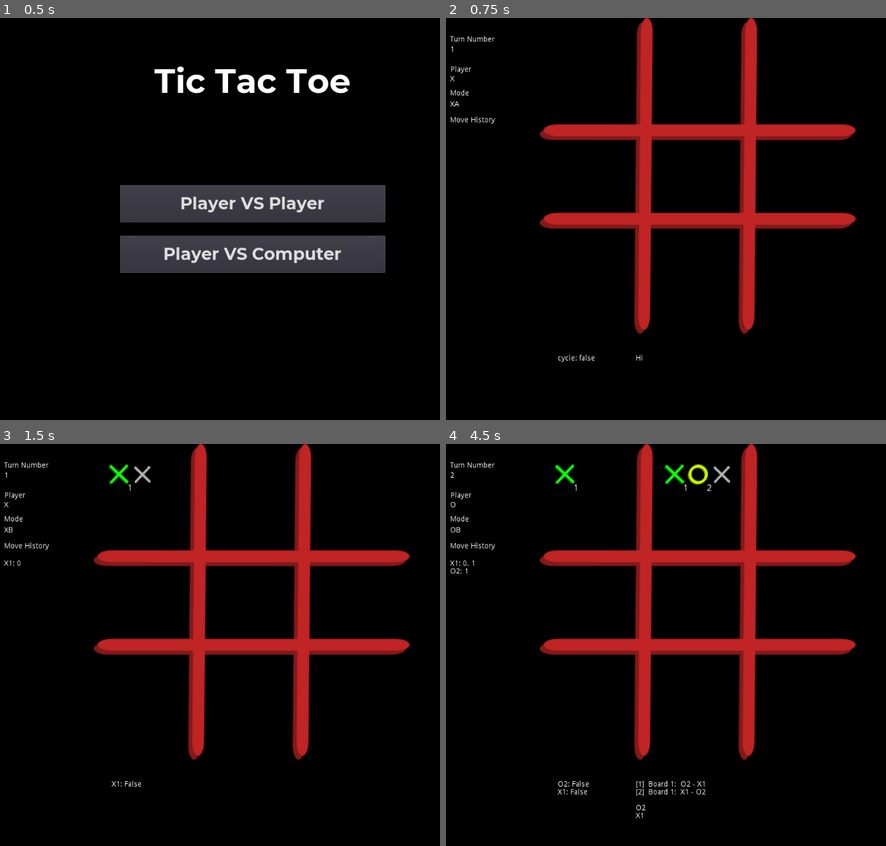
Above: before the commit, frames 1-4 (two rows, left to right).
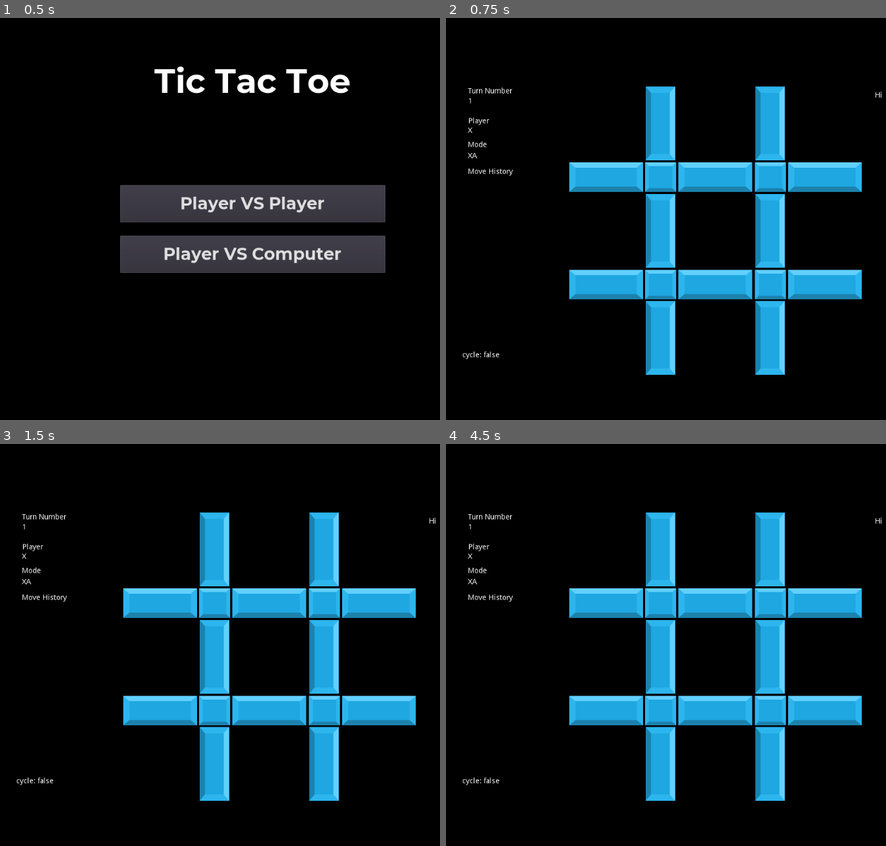
Above: after the commit, the same moments.

Repository: dbroemme/qttt
Game: Godot game, scene res://src/Screens/Main.tscn
The game is run twice, just before and just after one commit, with the same random seed, the same clock (stepped at 60 frames per second) and the same inputs.
Inputs (mouse positions are in pixels of both pictures, inside the frame that each line leads up to):
- Up to frame 1 (0.5 s): no input
- Up to frame 2 (0.75 s): click "Player VS Player" at 0.5 s
- Up to frame 3 (1.5 s): tap Enter at 1.25 s; move the mouse to (140, 500) at 1.27 s; click (140, 500) at 1.42 s
- Up to frame 4 (4.5 s): tap Space at 2, 3.5 s; move the mouse to (586, 476) at 2.02 s; click (586, 476) at 2.17 s; tap Enter at 2.75, 4.25 s; move the mouse to (564, 476) at 2.77 s; click (564, 476) at 2.92 s; move the mouse to (696, 500) at 3.52 s; click (696, 500) at 3.67 s; move the mouse to (696, 476) at 4.27 s; click (696, 476) at 4.42 s

Frame 1 is identical in both runs. In frame 2, 26% of the frame differs, in the area x 0-100%, y 0-89%; in frame 3, 26%; in frame 4, 27%, in the area x 0-100%, y 0-94%.

Commit message:
Start new graphics

Diff:
--- a/src/Cell.gd
+++ b/src/Cell.gd
@@ -78,7 +78,7 @@
 func add_quantum_cell(quantum_cell):
 	var x_extent = ($CollisionShape2D.shape.extents).x
 	var y_extent = ($CollisionShape2D.shape.extents).y
-	var x_base = -x_extent + 20
+	var x_base = -x_extent + 14
 	var y_base = -y_extent + 20
 	quantum_cells.append(quantum_cell)
 
--- a/src/Screens/Board.tscn
+++ b/src/Screens/Board.tscn
@@ -1,14 +1,17 @@
-[gd_scene load_steps=4 format=2]
+[gd_scene load_steps=6 format=2]
 
 [ext_resource path="res://src/Screens/Board.gd" type="Script" id=1]
 [ext_resource path="res://asset/grid.png" type="Texture" id=2]
 [ext_resource path="res://src/Cell.tscn" type="PackedScene" id=3]
+[ext_resource path="res://asset/tileBlue_02.png" type="Texture" id=4]
+[ext_resource path="res://asset/tileBlue_01.png" type="Texture" id=5]
 
 [node name="Board" type="Node2D"]
-position = Vector2( 211.171, 0 )
+position = Vector2( 245, 98 )
 script = ExtResource( 1 )
 
 [node name="Sprite" type="Sprite" parent="."]
+visible = false
 scale = Vector2( 1.38657, 1.38657 )
 texture = ExtResource( 2 )
 centered = false
@@ -29,34 +32,34 @@
 scale = Vector2( 1.25, 1.25 )
 
 [node name="Cell4" parent="." instance=ExtResource( 3 )]
-position = Vector2( 91.7682, 297.732 )
+position = Vector2( 91.7682, 305.732 )
 scale = Vector2( 1.25, 1.25 )
 
 [node name="Cell5" parent="." instance=ExtResource( 3 )]
-position = Vector2( 299.253, 297.732 )
+position = Vector2( 299.253, 305.732 )
 scale = Vector2( 1.25, 1.25 )
 
 [node name="Cell6" parent="." instance=ExtResource( 3 )]
-position = Vector2( 506.36, 297.732 )
+position = Vector2( 506.36, 305.732 )
 scale = Vector2( 1.25, 1.25 )
 
 [node name="Cell7" parent="." instance=ExtResource( 3 )]
-position = Vector2( 91.7681, 491.522 )
+position = Vector2( 91.7681, 509.522 )
 scale = Vector2( 1.25, 1.25 )
 
 [node name="Cell8" parent="." instance=ExtResource( 3 )]
-position = Vector2( 299.253, 491.522 )
+position = Vector2( 299.253, 509.522 )
 scale = Vector2( 1.25, 1.25 )
 
 [node name="Cell9" parent="." instance=ExtResource( 3 )]
-position = Vector2( 506.36, 491.522 )
+position = Vector2( 506.36, 509.522 )
 scale = Vector2( 1.25, 1.25 )
 
 [node name="TextLabel" type="RichTextLabel" parent="."]
-margin_left = 182.0
-margin_top = 639.0
-margin_right = 471.0
-margin_bottom = 781.0
+margin_left = 602.0
+margin_top = 42.0
+margin_right = 891.0
+margin_bottom = 184.0
 text = "Hi
 "
 __meta__ = {
@@ -149,10 +152,10 @@
 }
 
 [node name="HistoryText" type="RichTextLabel" parent="."]
-margin_left = -170.171
+margin_left = -170.0
 margin_top = 220.0
-margin_right = -90.171
-margin_bottom = 615.0
+margin_right = -90.0
+margin_bottom = 526.0
 text = "
 "
 scroll_active = false
@@ -161,10 +164,10 @@
 }
 
 [node name="CycleLabel" type="RichTextLabel" parent="."]
-margin_left = 34.0
-margin_top = 639.0
-margin_right = 171.0
-margin_bottom = 789.0
+margin_left = -181.0
+margin_top = 535.0
+margin_right = -44.0
+margin_bottom = 685.0
 text = "cycle: false
 "
 __meta__ = {
@@ -181,3 +184,101 @@
 __meta__ = {
 "_edit_use_anchors_": false
 }
+
+[node name="Sprite2" type="Sprite" parent="."]
+position = Vector2( 110.829, 209 )
+scale = Vector2( 0.744681, 0.636364 )
+texture = ExtResource( 4 )
+offset = Vector2( -25.5143, -7.85715 )
+
+[node name="Sprite8" type="Sprite" parent="."]
+position = Vector2( 189.829, 121 )
+rotation = 1.5708
+scale = Vector2( 0.744681, 0.636364 )
+texture = ExtResource( 4 )
+offset = Vector2( -25.5143, -7.85715 )
+
+[node name="Sprite9" type="Sprite" parent="."]
+position = Vector2( 189.829, 325 )
+rotation = 1.5708
+scale = Vector2( 0.744681, 0.636364 )
+texture = ExtResource( 4 )
+offset = Vector2( -25.5143, -7.85715 )
+
+[node name="Sprite10" type="Sprite" parent="."]
+position = Vector2( 189.829, 528 )
+rotation = 1.5708
+scale = Vector2( 0.744681, 0.636364 )
+texture = ExtResource( 4 )
+offset = Vector2( -25.5143, -7.85715 )
+
+[node name="Sprite4" type="Sprite" parent="."]
+position = Vector2( 317.829, 209 )
+scale = Vector2( 0.744681, 0.636364 )
+texture = ExtResource( 4 )
+offset = Vector2( -25.5143, -7.85715 )
+
+[node name="Sprite6" type="Sprite" parent="."]
+position = Vector2( 525.829, 209 )
+scale = Vector2( 0.744681, 0.636364 )
+texture = ExtResource( 4 )
+offset = Vector2( -25.5143, -7.85715 )
+
+[node name="SpriteCorner1" type="Sprite" parent="."]
+position = Vector2( 195.329, 204 )
+scale = Vector2( 0.460937, 0.4375 )
+texture = ExtResource( 5 )
+
+[node name="SpriteCorner2" type="Sprite" parent="."]
+position = Vector2( 403.829, 204 )
+scale = Vector2( 0.460937, 0.4375 )
+texture = ExtResource( 5 )
+
+[node name="Sprite3" type="Sprite" parent="."]
+position = Vector2( 110.829, 413 )
+scale = Vector2( 0.744681, 0.636364 )
+texture = ExtResource( 4 )
+offset = Vector2( -25.5143, -7.85715 )
+
+[node name="Sprite5" type="Sprite" parent="."]
+position = Vector2( 317.829, 413 )
+scale = Vector2( 0.744681, 0.636364 )
+texture = ExtResource( 4 )
+offset = Vector2( -25.5143, -7.85715 )
+
+[node name="Sprite7" type="Sprite" parent="."]
+position = Vector2( 525.829, 413 )
+scale = Vector2( 0.744681, 0.636364 )
+texture = ExtResource( 4 )
+offset = Vector2( -25.5143, -7.85715 )
+
+[node name="SpriteCorner3" type="Sprite" parent="."]
+position = Vector2( 195.329, 408 )
+scale = Vector2( 0.460937, 0.4375 )
+texture = ExtResource( 5 )
+
+[node name="SpriteCorner4" type="Sprite" parent="."]
+position = Vector2( 403.829, 408 )
+scale = Vector2( 0.460937, 0.4375 )
+texture = ExtResource( 5 )
+
+[node name="Sprite11" type="Sprite" parent="."]
+position = Vector2( 397.829, 121 )
+rotation = 1.5708
+scale = Vector2( 0.744681, 0.636364 )
+texture = ExtResource( 4 )
+offset = Vector2( -25.5143, -7.85715 )
+
+[node name="Sprite12" type="Sprite" parent="."]
+position = Vector2( 397.829, 325 )
+rotation = 1.5708
+scale = Vector2( 0.744681, 0.636364 )
+texture = ExtResource( 4 )
+offset = Vector2( -25.5143, -7.85715 )
+
+[node name="Sprite13" type="Sprite" parent="."]
+position = Vector2( 397.829, 528 )
+rotation = 1.5708
+scale = Vector2( 0.744681, 0.636364 )
+texture = ExtResource( 4 )
+offset = Vector2( -25.5143, -7.85715 )
Binary file added: asset/tileBlue_01.png
Not shown, added: asset/tileBlue_01.png.import
Binary file added: asset/tileBlue_02.png
Not shown, added: asset/tileBlue_02.png.import
